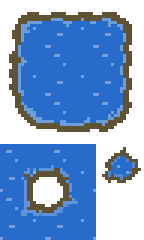
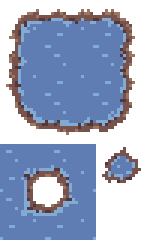
Comparing the layer stacks of the two 144 x 240 images. Changes:
added layer "pixel art 1" above "palette" over [0, 9, 141, 240]
renamed "pixel art 1" to "pixel art 1 Kopie", hid the group it (6 layers) over [0, 12, 141, 240]
